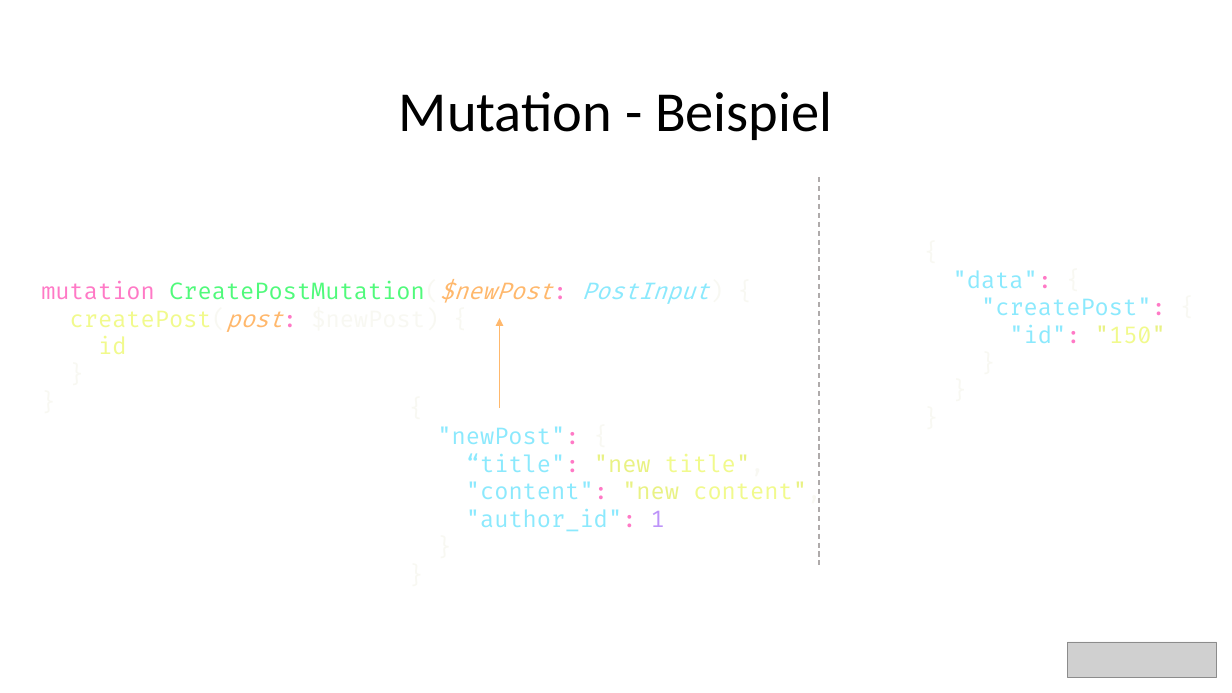
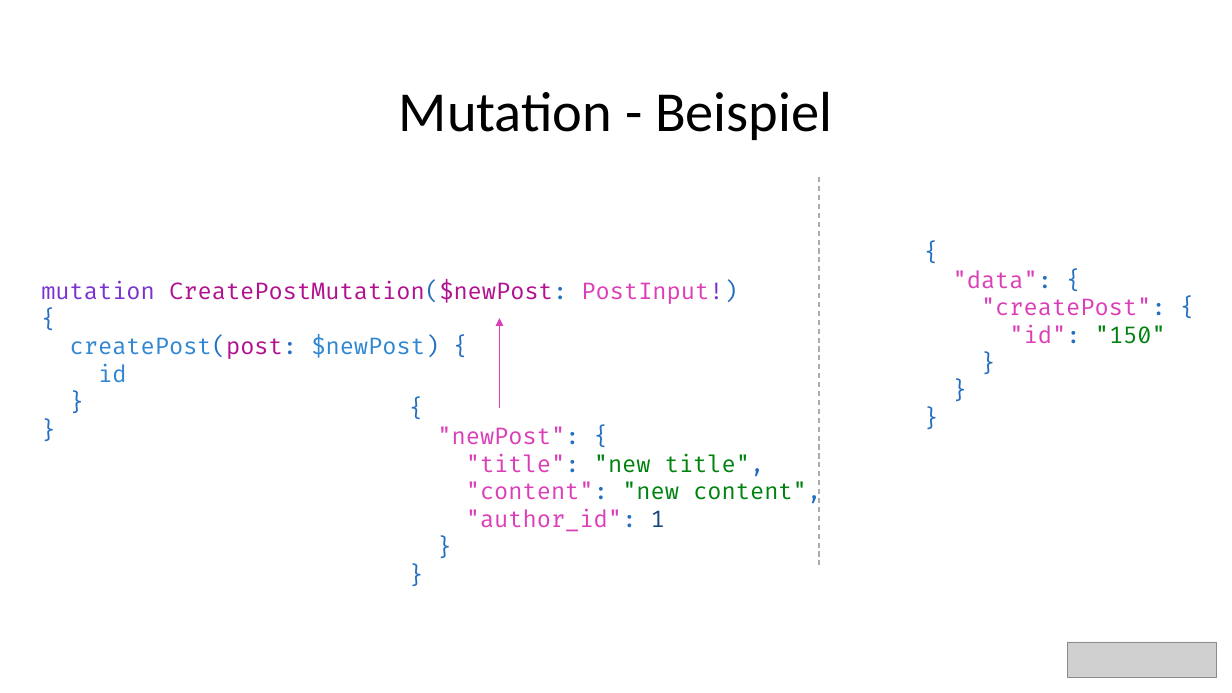
Before and after one commit to bytePassion/GraphQL-Talk, a slide deck: slide 36 of slides/GraphqlSlides.pptx. Drawn at 1232x693 pixels with LibreOffice and Linux fonts; fonts in the diff are those of the drawing; grey boxes stand for pictures. Boxes give left, top, right and bottom in pixels: in the first picture for what was removed or moved away, otherwise in the second. Text is boxed around its words. In the diff, an @@ line names an element or a change of style, - is before the commit and + after.

Commit message:
change last colors in slides

```diff
--- a/slides/GraphqlSlides.pptx
+++ b/slides/GraphqlSlides.pptx
@@ text "{" at <box>953,270,1166,344</box>: text colour #F8F8F2 to #236EBF in "{", "{", "{", "}" and 2 more places; text colour #8BE9FE to #DC3EB7, text colour #8BE9FD to #DC3EB7, text colour #FF79C6 to #236EBF in ""data":", ""createPost":", ""id":"; text colour #E9F284 to #00820F, text colour #F1FA8C to #00820F in ""150"" @@
@@ text at <box>41,280,737,304</box>: text changed; text colour #50FA7B to #B1108E @@
-mutation CreatePostMutation($newPost: PostInput) {
+mutation CreatePostMutation($newPost: PostInput!) {
@@ arrow (500, 408) - (500, 318): stroke #FFB86C 1 pt to #DC3EB7 1 pt @@
@@ text at <box>70,336,439,383</box>: text colour #F1FA8C to #2F86D2 in "createPost(post:", "id"; text colour #F8F8F2 to #236EBF in "createPost(post: $newPost) {", "}", "}"; text colour #FFB86C to #B1108E, text colour #FF79C6 to #236EBF, italic off in "createPost(post:"; text colour #F8F8F2 to #2F86D2 in "$newPost)" @@
@@ text at <box>437,426,821,532</box>: text colour #F8F8F2 to #236EBF in "{", "{", "content",", "}" and 1 more places; text colour #8BE9FE to #DC3EB7, text colour #8BE9FD to #DC3EB7, text colour #FF79C6 to #236EBF in ""newPost":", ""content":", ""author_id":"; text colour #E9F284 to #00820F in ""new content","; text colour #F1FA8C to #00820F in "content","; text colour #BD93F9 to #174781 in "1" @@
@@ text at <box>466,453,765,477</box>: text changed; text colour #8BE9FD to #00820F @@
-“title": "new title",
+"title": "new title",
```
Also in this commit, not shown: 3 other slides changed.
